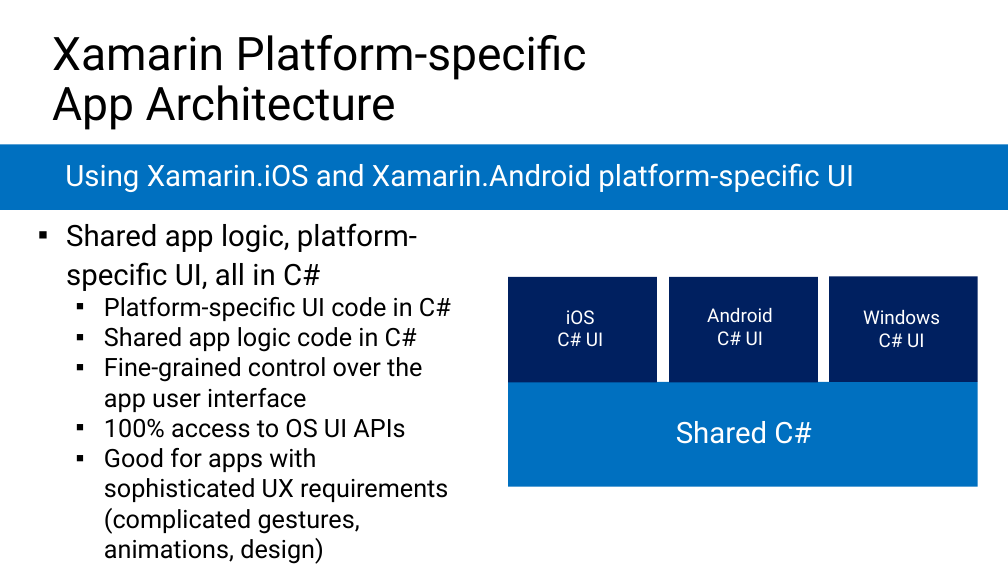
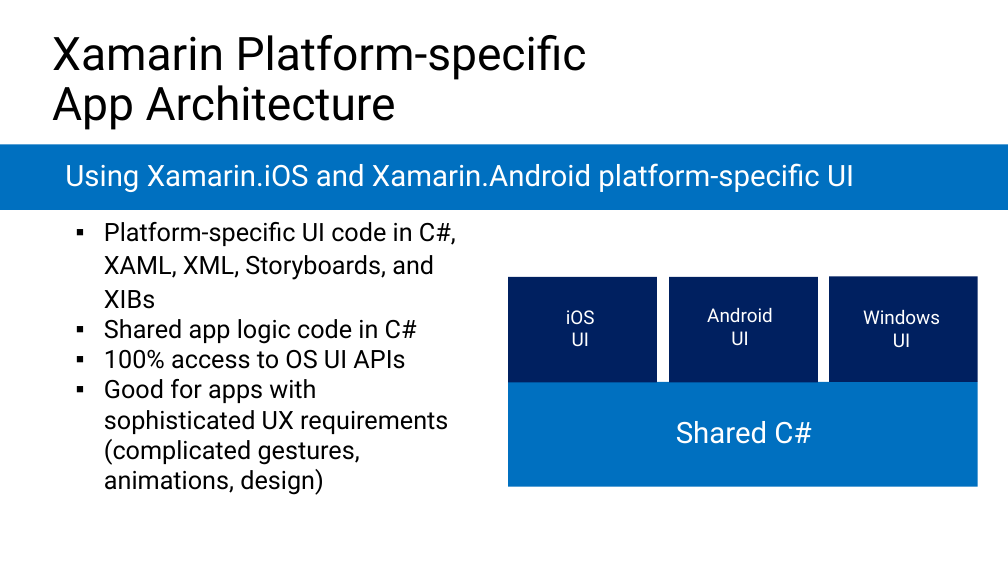
Before and after one commit to microsoft/AcademicContent, a slide deck: slide 14 of Instructor-Led/Module3/Lessons/Module3_Lesson2 Understanding Xamarin.pptx (slide 13 before the commit). Drawn at 1008x567 pixels with LibreOffice and Linux fonts; fonts in the diff are those of the drawing. Boxes give left, top, right and bottom in pixels: in the first picture for what was removed or moved away, otherwise in the second. Text is boxed around its words. In the diff, an @@ line names an element or a change of style, - is before the commit and + after.

```diff
--- a/Instructor-Led/Module3/Lessons/Module3_Lesson2 Understanding Xamarin.pptx
+++ b/Instructor-Led/Module3/Lessons/Module3_Lesson2 Understanding Xamarin.pptx
@@ text at [104, 222, 456, 309]: text changed; size 28 to 24 pt @@
-▪ Shared app logic, platform-specific UI, all in C#
-  ▪ Platform-specific UI code in C#
+  ▪ Platform-specific UI code in C#, XAML, XML, Storyboards, and XIBs
@@ text at [104, 357, 422, 412]: paragraph removed @@
-  ▪ Fine-grained control over the app user interface
@@ text at [572, 332, 589, 347]: text changed @@
-C# UI
+UI
@@ text at [731, 331, 748, 346]: text changed @@
-C# UI
+UI
@@ text at [893, 333, 910, 347]: text changed @@
-C# UI
+UI
```
Also in this commit, not shown: 3 other slides changed, 1 slide added, 10 other files.
